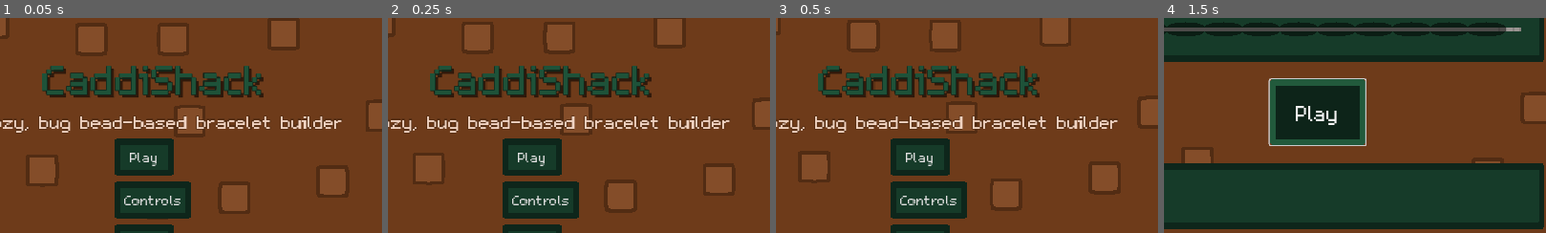
Above: before the commit, frames 1-4 (left to right).
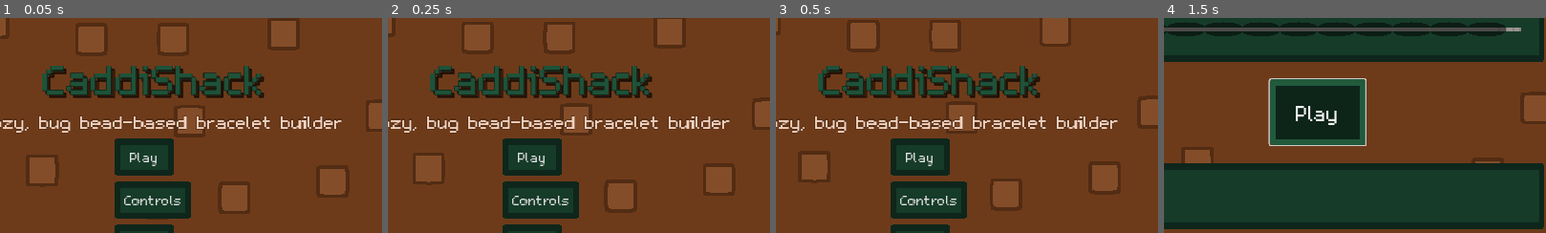
Above: after the commit, the same moments.

Repository: Splashy-Inc/caddishack
Game: Godot game, scene res://SCENES/screen_manager.tscn
Same seed, same stepped clock (60 frames per second), same inputs: the game is played once before the commit and once after it. The engine's default icon, where the game draws it, is replaced by a stand-in: a white triangle on a blue panel in a dark square.
Inputs:
- Up to frame 1 (0.05 s): no input
- Up to frame 2 (0.25 s): no input
- Up to frame 3 (0.5 s): no input
- Up to frame 4 (1.5 s): click "Play" at 0.5 s; click "Play" at 1.25 s
The pictures show only the part of the screen within x 30-80%, y 18-68%; the shares and areas given below are measured in that part.

The runs differ from the first frame. In frame 1, 0.7% of the frame differs, in the area x 11-70%, y 23-38%; in frame 2, 0.7%; in frame 3, 0.7%; in frame 4, nothing differs.

Commit message:
run_Info

Diff:
--- /dev/null
+++ b/RESOURCES/text_subtitle.tres
@@ -0,0 +1,10 @@
+[gd_resource type="LabelSettings" load_steps=2 format=3 uid="uid://utia0ir401fs"]
+
+[ext_resource type="FontFile" uid="uid://di1ynwh6doxnf" path="res://ASSETS/Font/m5x7.ttf" id="1_jqnk6"]
+
+[resource]
+font = ExtResource("1_jqnk6")
+font_size = 48
+font_color = Color(0.941176, 0.827451, 0.760784, 1)
+outline_size = 5
+outline_color = Color(0.321569, 0.172549, 0.0745098, 1)
--- /dev/null
+++ b/RESOURCES/text_title.tres
@@ -0,0 +1,13 @@
+[gd_resource type="LabelSettings" load_steps=2 format=3 uid="uid://g4m3njhms570"]
+
+[ext_resource type="FontFile" uid="uid://di1ynwh6doxnf" path="res://ASSETS/Font/m5x7.ttf" id="1_otwt8"]
+
+[resource]
+font = ExtResource("1_otwt8")
+font_size = 108
+font_color = Color(0.117647, 0.321569, 0.223529, 1)
+outline_size = 5
+outline_color = Color(0.054902, 0.14902, 0.105882, 1)
+shadow_size = 5
+shadow_color = Color(0, 0, 0, 0.564706)
+shadow_offset = Vector2(5, 5)
--- /dev/null
+++ b/SCENES/CRAFT_STATION/run_info_menu.tscn
@@ -0,0 +1,144 @@
+[gd_scene load_steps=8 format=3 uid="uid://cnkctrxffor63"]
+
+[ext_resource type="Texture2D" uid="uid://bnp2q0bxwdejl" path="res://ASSETS/Art/GUI/Black_Semi_Trans.png" id="1_qu5lf"]
+[ext_resource type="LabelSettings" uid="uid://g4m3njhms570" path="res://RESOURCES/text_title.tres" id="2_e7rc2"]
+[ext_resource type="LabelSettings" uid="uid://utia0ir401fs" path="res://RESOURCES/text_subtitle.tres" id="3_diuyp"]
+[ext_resource type="FontFile" uid="uid://di1ynwh6doxnf" path="res://ASSETS/Font/m5x7.ttf" id="4_grp5l"]
+[ext_resource type="Texture2D" uid="uid://db11hpcy64lw3" path="res://ASSETS/Art/CRAFT_STATION/Bead_Play.png" id="5_wqhf1"]
+[ext_resource type="Texture2D" uid="uid://dtvhfr22op0fb" path="res://ASSETS/Art/CRAFT_STATION/Bead_Pile.png" id="6_pevv7"]
+
+[sub_resource type="LabelSettings" id="LabelSettings_xkpss"]
+font = ExtResource("4_grp5l")
+font_size = 96
+font_color = Color(0.941176, 0.827451, 0.760784, 1)
+outline_size = 5
+outline_color = Color(0.321569, 0.172549, 0.0745098, 1)
+
+[node name="RunInfoMenu" type="Node2D"]
+
+[node name="TextureRect" type="TextureRect" parent="."]
+anchors_preset = 8
+anchor_left = 0.5
+anchor_top = 0.5
+anchor_right = 0.5
+anchor_bottom = 0.5
+offset_left = -640.0
+offset_top = -360.0
+offset_right = 640.0
+offset_bottom = 360.0
+grow_horizontal = 2
+grow_vertical = 2
+texture = ExtResource("1_qu5lf")
+
+[node name="Run Info" type="Label" parent="."]
+anchors_preset = 8
+anchor_left = 0.5
+anchor_top = 0.5
+anchor_right = 0.5
+anchor_bottom = 0.5
+offset_left = -155.5
+offset_top = -351.0
+offset_right = 155.5
+offset_bottom = -265.0
+grow_horizontal = 2
+grow_vertical = 2
+size_flags_vertical = 0
+text = "Run Info"
+label_settings = ExtResource("2_e7rc2")
+
+[node name="Money" type="Node" parent="."]
+
+[node name="Money_label" type="Label" parent="Money"]
+offset_left = -135.0
+offset_top = -236.0
+offset_right = -39.0
+offset_bottom = -198.0
+text = "Money"
+label_settings = ExtResource("3_diuyp")
+
+[node name="#" type="Label" parent="Money"]
+offset_left = 77.0
+offset_top = -236.0
+offset_right = 117.0
+offset_bottom = -198.0
+text = "#"
+label_settings = ExtResource("3_diuyp")
+
+[node name="Materials" type="Node" parent="."]
+
+[node name="Materials_label" type="Label" parent="Materials"]
+anchors_preset = 8
+anchor_left = 0.5
+anchor_top = 0.5
+anchor_right = 0.5
+anchor_bottom = 0.5
+offset_left = -784.0
+offset_top = -551.0
+offset_right = -496.0
+offset_bottom = -475.0
+grow_horizontal = 2
+grow_vertical = 2
+text = "Materials"
+label_settings = SubResource("LabelSettings_xkpss")
+metadata/_edit_use_anchors_ = true
+
+[node name="container_background" type="Sprite2D" parent="Materials"]
+position = Vector2(0, -57)
+scale = Vector2(1.65, 1)
+texture = ExtResource("5_wqhf1")
+
+[node name="Materials_Panel_Container" type="PanelContainer" parent="Materials"]
+anchors_preset = 8
+anchor_left = 0.5
+anchor_top = 0.5
+anchor_right = 0.5
+anchor_bottom = 0.5
+offset_left = -1254.5
+offset_top = -454.0
+offset_right = -35.5
+offset_bottom = -380.0
+grow_horizontal = 2
+grow_vertical = 2
+metadata/_edit_use_anchors_ = true
+
+[node name="Bead_Pile" type="Node" parent="."]
+
+[node name="Bead_Pile_Label" type="Label" parent="Bead_Pile"]
+offset_left = -392.0
+offset_top = 23.0
+offset_right = -251.0
+offset_bottom = 61.0
+text = "Bead Pile"
+label_settings = ExtResource("3_diuyp")
+
+[node name="BeadPile_Background" type="Sprite2D" parent="Bead_Pile"]
+position = Vector2(-317, 204)
+scale = Vector2(3, 1.25)
+texture = ExtResource("6_pevv7")
+
+[node name="Bead_Pile_Panel_Container" type="PanelContainer" parent="Bead_Pile"]
+offset_left = -585.0
+offset_top = 92.0
+offset_right = -48.0
+offset_bottom = 314.0
+
+[node name="Bracelets" type="Node" parent="."]
+
+[node name="Bracelets_Label" type="Label" parent="Bracelets"]
+offset_left = 250.0
+offset_top = 25.0
+offset_right = 394.0
+offset_bottom = 63.0
+text = "Bracelets"
+label_settings = ExtResource("3_diuyp")
+
+[node name="Bracelet_Background" type="Sprite2D" parent="Bracelets"]
+position = Vector2(317, 204)
+scale = Vector2(3, 1.25)
+texture = ExtResource("6_pevv7")
+
+[node name="Bracelet_Panel_Container" type="PanelContainer" parent="Bracelets"]
+offset_left = 49.0
+offset_top = 92.0
+offset_right = 586.0
+offset_bottom = 314.0
--- a/SCENES/GUI/main_menu.tscn
+++ b/SCENES/GUI/main_menu.tscn
@@ -1,11 +1,13 @@
-[gd_scene load_steps=18 format=3 uid="uid://k7ghjsy8g1k0"]
+[gd_scene load_steps=20 format=3 uid="uid://k7ghjsy8g1k0"]
 
 [ext_resource type="Script" path="res://SCRIPTS/GUI/main_menu.gd" id="1_vkagb"]
 [ext_resource type="PackedScene" uid="uid://bf66yigpmnvq4" path="res://SCENES/CRAFT_STATION/station_background.tscn" id="2_t4ldj"]
 [ext_resource type="StyleBox" uid="uid://clyq3pof6wks3" path="res://RESOURCES/button_box_normal.tres" id="2_y3ir5"]
 [ext_resource type="StyleBox" uid="uid://b4ohcrep4kgqi" path="res://RESOURCES/button_box_hover.tres" id="3_0jmcg"]
+[ext_resource type="LabelSettings" uid="uid://g4m3njhms570" path="res://RESOURCES/text_title.tres" id="3_10o7g"]
 [ext_resource type="StyleBox" uid="uid://cqe3jf4ia3cgx" path="res://RESOURCES/button_box_disabled.tres" id="3_13olo"]
 [ext_resource type="PackedScene" uid="uid://c1otanpx0pvxm" path="res://SCENES/GUI/main_menu/Menu_larva_1.tscn" id="4_hb3aj"]
+[ext_resource type="LabelSettings" uid="uid://utia0ir401fs" path="res://RESOURCES/text_subtitle.tres" id="4_opdua"]
 [ext_resource type="PackedScene" uid="uid://cgbdrhj2p6sin" path="res://SCENES/GUI/main_menu/Menu_larva_2.tscn" id="5_lsr8m"]
 [ext_resource type="PackedScene" uid="uid://do4he3vq6npki" path="res://SCENES/GUI/main_menu/Menu_larva_3.tscn" id="6_y3vti"]
 
@@ -175,9 +177,11 @@
 theme_override_constants/shadow_offset_x = 5
 theme_override_constants/shadow_offset_y = 5
 theme_override_constants/outline_size = 5
+theme_override_constants/shadow_outline_size = 5
 theme_override_font_sizes/font_size = 108
 text = "CaddiShack
 "
+label_settings = ExtResource("3_10o7g")
 horizontal_alignment = 1
 
 [node name="Subtitle" type="Label" parent="MenuContent"]
@@ -187,6 +191,7 @@
 theme_override_constants/outline_size = 5
 theme_override_font_sizes/font_size = 48
 text = "A cozy, bug bead-based bracelet builder"
+label_settings = ExtResource("4_opdua")
 horizontal_alignment = 1
 
 [node name="MenuButtons" type="VBoxContainer" parent="MenuContent"]
Binary file added: ASSETS/Art/GUI/Black_Semi_Trans.png
Not shown, added: ASSETS/Art/GUI/Black_Semi_Trans.png.import
Not shown: 1 places in SCENES/CRAFT_STATION/bracelet_station.tscn that only renumber resources
Not shown: 1 places in SCENES/TERRARIUM/terrarium_station.tscn that only renumber resources
Not shown, changed: ASSETS/Art/GIMP/Button_Backgrounds.xcf
